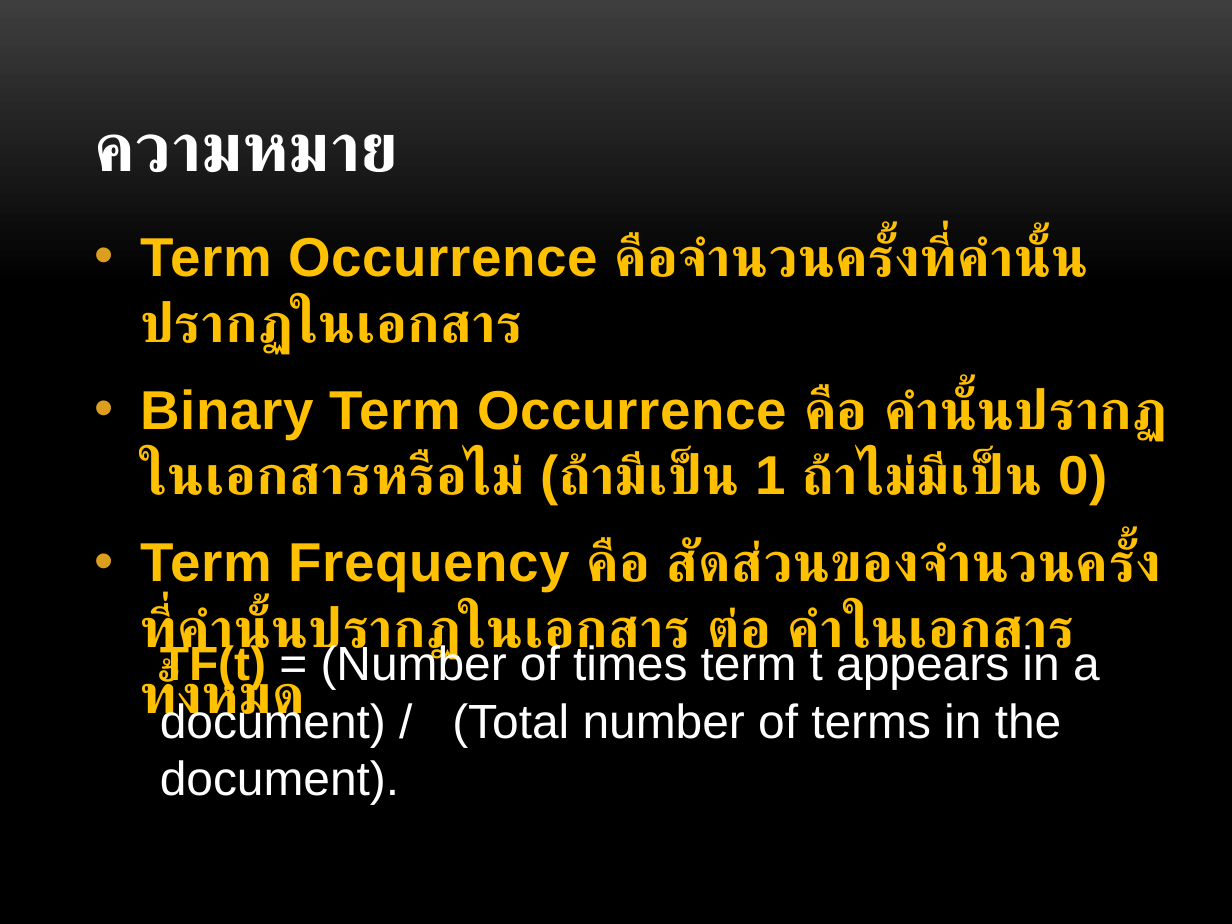
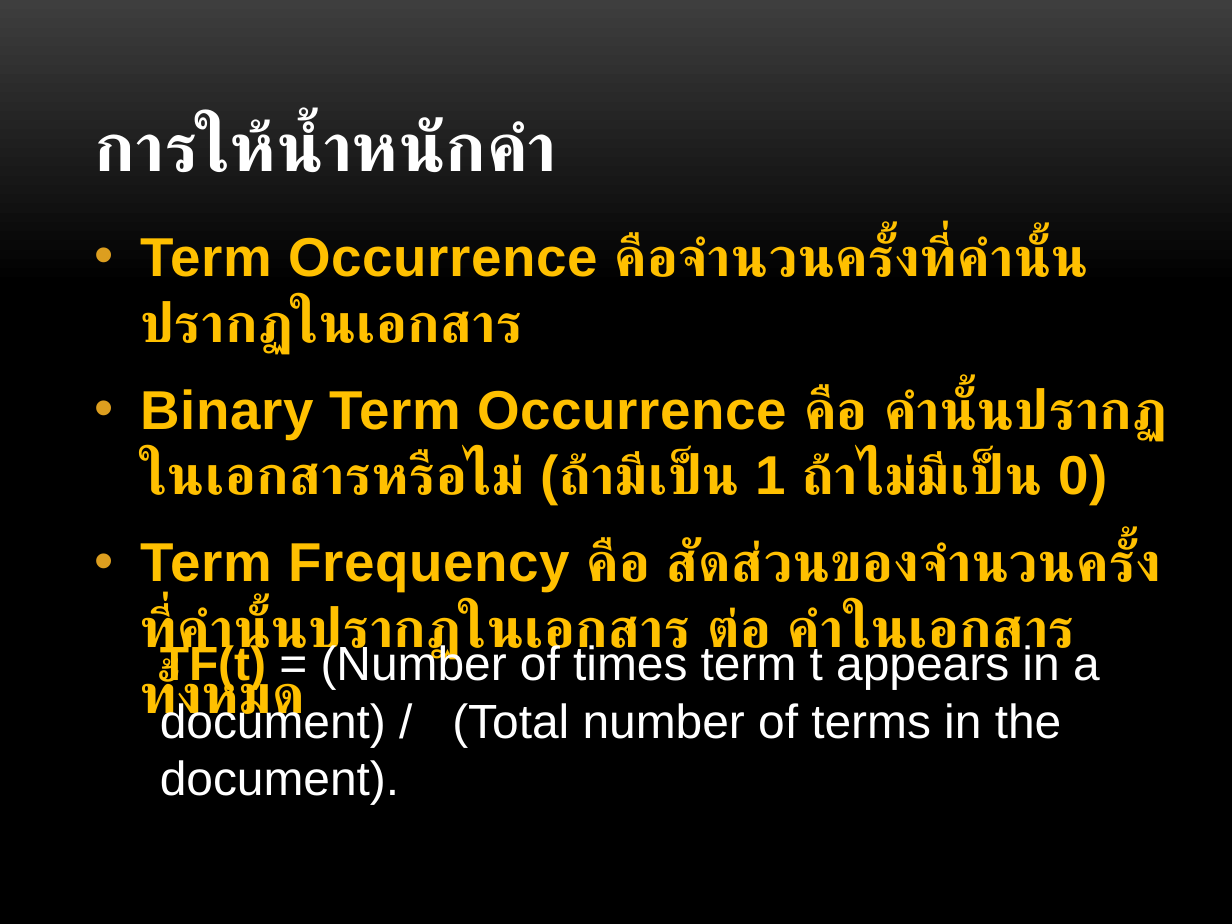
Before and after one commit to bkasinee/CLSM, a slide deck: slide 59 of MY_SM_CLASSIFY.pptx. Drawn at 1232x924 pixels with LibreOffice and Linux fonts; fonts in the diff are those of the drawing; background and template pictures are left out. Boxes give left, top, right and bottom in pixels: in the first picture for what was removed or moved away, otherwise in the second. Text is boxed around its words. In the diff, an @@ line names an element or a change of style, - is before the commit and + after.

```diff
--- a/MY_SM_CLASSIFY.pptx
+++ b/MY_SM_CLASSIFY.pptx
@@ title at [94, 118, 557, 172]: text changed @@
-ความหมาย
+การให้น้ำหนักคำ
```
Also in this commit, not shown: 2 other files.
